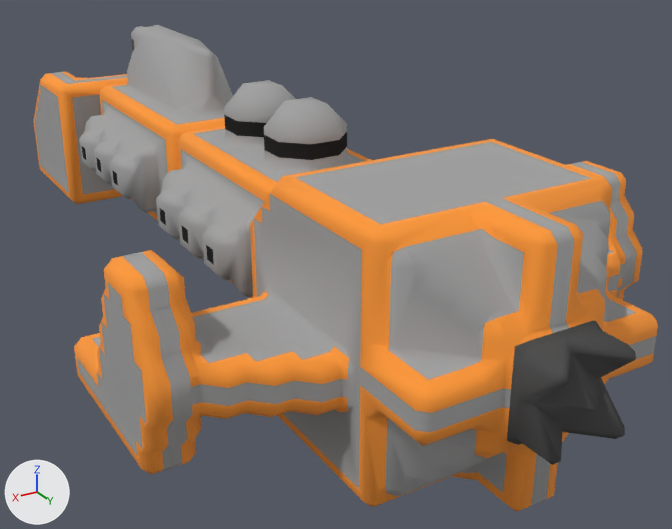
What one commit did to the OBJ model src/jsMain/resources/meshes/ndrc-5-krijgschuit-class.obj.
One viewpoint serves both versions: a 50 mm camera at (28.4, 59.0, 29.8) aimed at (-4.0, 5.2, 2.9). Arrows for +X, +Y and +Z are at lower left; the lights stay in place. Where no turn or scale is listed for an object, it has been applied to the vertices.

Script lines for the objects in view, before the commit:
```python
me_ndrc_5_krijgschuit_class = bpy.data.meshes.new('ndrc-5-krijgschuit-class')
me_ndrc_5_krijgschuit_class.from_pydata(...)  # 2278 vertices, 4325 faces; spans x -16.5..16.5, y -34.5..34.5, z 0.0..17.0
me_ndrc_5_krijgschuit_class.materials.append(mat_ndrc_5_krijgschuit_class)
ob_ndrc_5_krijgschuit_class = bpy.data.objects.new('ndrc-5-krijgschuit-class', me_ndrc_5_krijgschuit_class)
ob_ndrc_5_krijgschuit_class.location = (0.0, 0.0, 0.0)
```
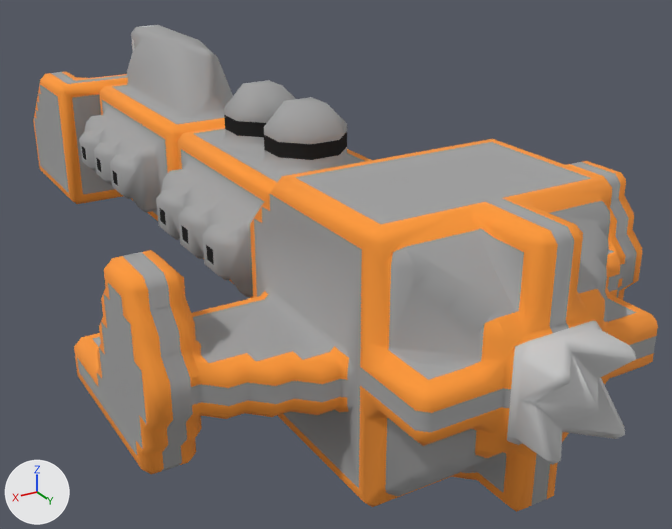
The change, as a diff of the scene's bpy script:
```diff
--- a/src/jsMain/resources/meshes/ndrc-5-krijgschuit-class.obj.py
+++ b/src/jsMain/resources/meshes/ndrc-5-krijgschuit-class.obj.py
@@ me_ndrc_5_krijgschuit_class @@
 # used by ob_ndrc_5_krijgschuit_class; location = (0.0, 0.0, 0.0)
-me_ndrc_5_krijgschuit_class.from_pydata(...)  # 2278 vertices, 4325 faces; spans x -16.5..16.5, y -34.5..34.5, z 0.0..17.0
+me_ndrc_5_krijgschuit_class.from_pydata(...)  # 2275 vertices, 4326 faces; spans x -16.5..16.5, y -34.5..34.5, z 0.0..17.0
+# me_ndrc_5_krijgschuit_class part 1: 1 vertex moved from x 0.5, y 34.0, z 7.5 to x 0.0, y 33.0, z 9.0; 8 vertices removed from x -4.0..7.0, y 27.5..34.0, z 3.5..11.5; 6 vertices added at x -1.5..6.0, y 27.5..34.0, z 0.5..9.5
+# me_ndrc_5_krijgschuit_class part 2: 306 kept faces spanning x -3.8..3.8, y -32.5..34.5, z 2.7..17.0 get new texture (UV) coordinates
 me_ndrc_5_krijgschuit_class.materials.append(mat_ndrc_5_krijgschuit_class)
```

Boxes [x1, y1, x2, y2] around the edits, measured in the pictures (672 x 529 px; the box of a moved part takes in the faces that stretch with it):
part 1 of me_ndrc_5_krijgschuit_class, moved or reshaped
    before: [367, 292, 636, 460]
    after: [389, 350, 624, 477]
part 2 of me_ndrc_5_krijgschuit_class, surface changed
    both: [142, 25, 636, 465]
